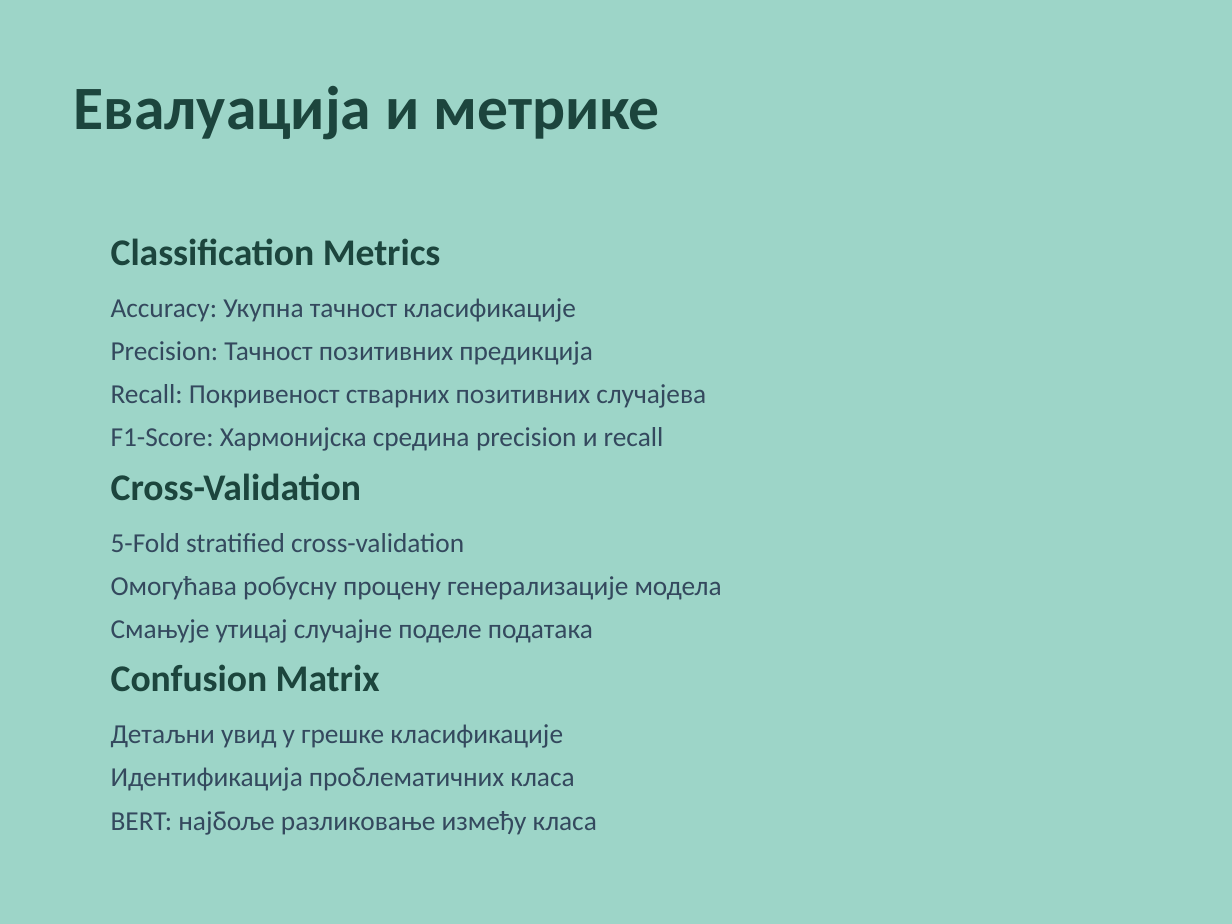
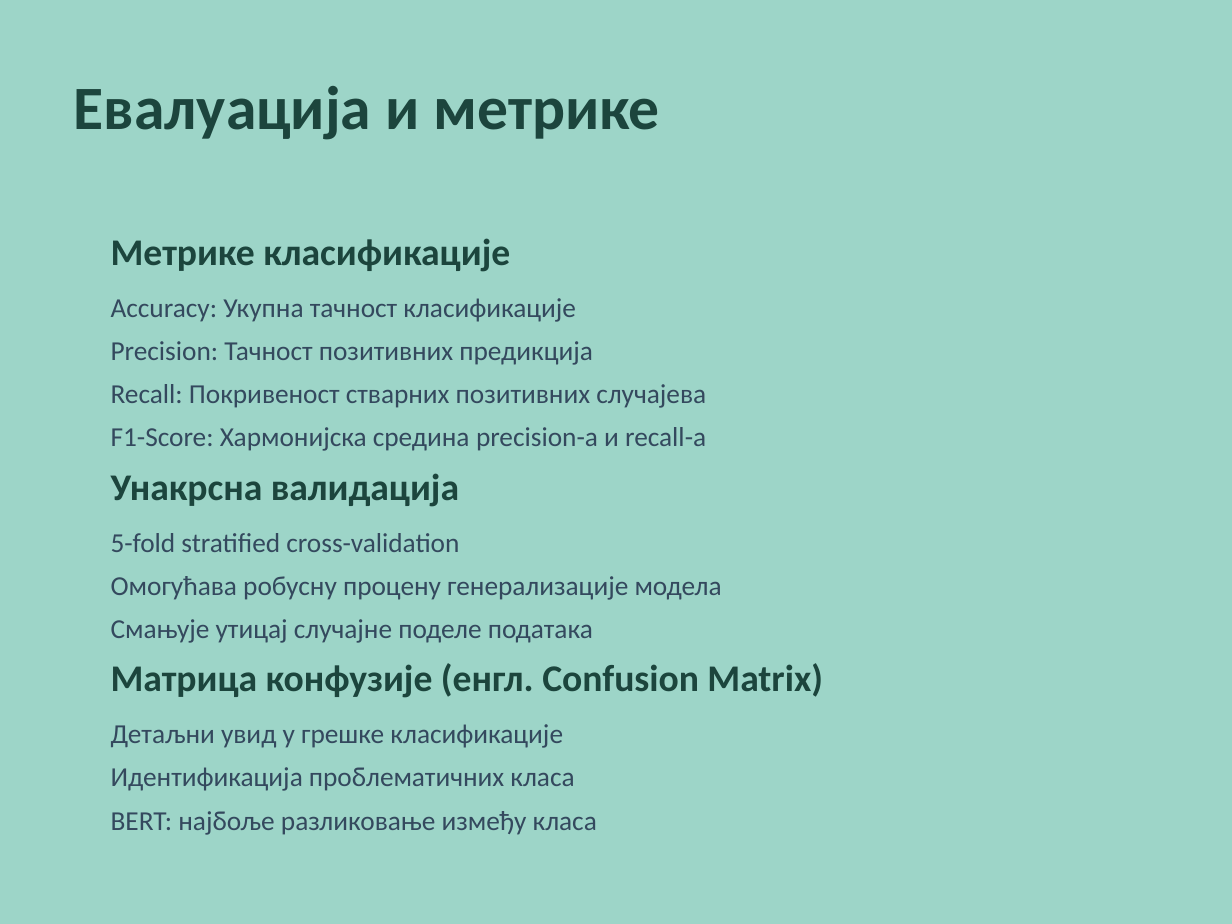
Before and after one commit to borisletic/diplomski, a slide deck: slide 13 of Prezentacija_Diplomski_Boris_Letic_RA_207_2021.pptx. Drawn at 1232x924 pixels with LibreOffice and Linux fonts; fonts in the diff are those of the drawing. Boxes give left, top, right and bottom in pixels: in the first picture for what was removed or moved away, otherwise in the second. Text is boxed around its words. In the diff, an @@ line names an element or a change of style, - is before the commit and + after.

```diff
--- a/Prezentacija_Diplomski_Boris_Letic_RA_207_2021.pptx
+++ b/Prezentacija_Diplomski_Boris_Letic_RA_207_2021.pptx
@@ text at [111, 238, 510, 272]: text changed @@
-Classification Metrics
+Метрике класификације
@@ text at [111, 427, 706, 552]: text changed @@
-F1-Score: Хармонијска средина precision и recall
-Cross-Validation
-5-Fold stratified cross-validation
+F1-Score: Хармонијска средина precision-а и recall-а
+Унакрсна валидација
+5-fold stratified cross-validation
@@ text at [111, 663, 823, 698]: text changed @@
-Confusion Matrix
+Матрица конфузије (енгл. Confusion Matrix)
```
Also in this commit, not shown: 10 other slides changed, 1 other file.
